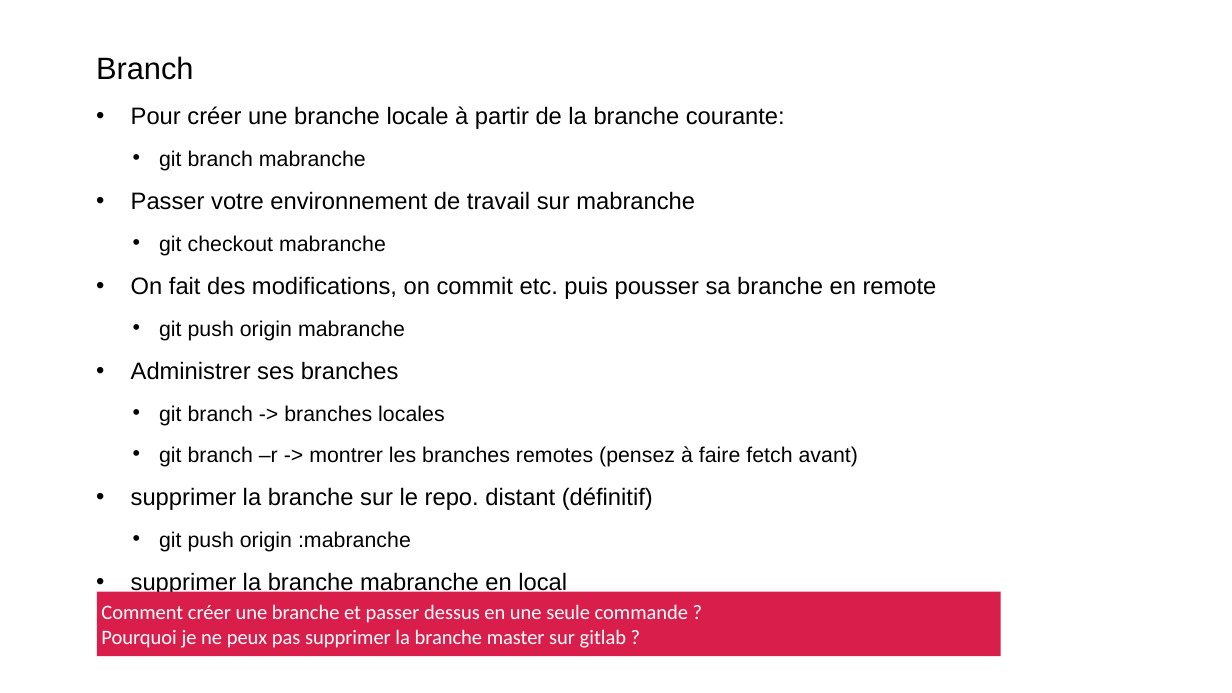
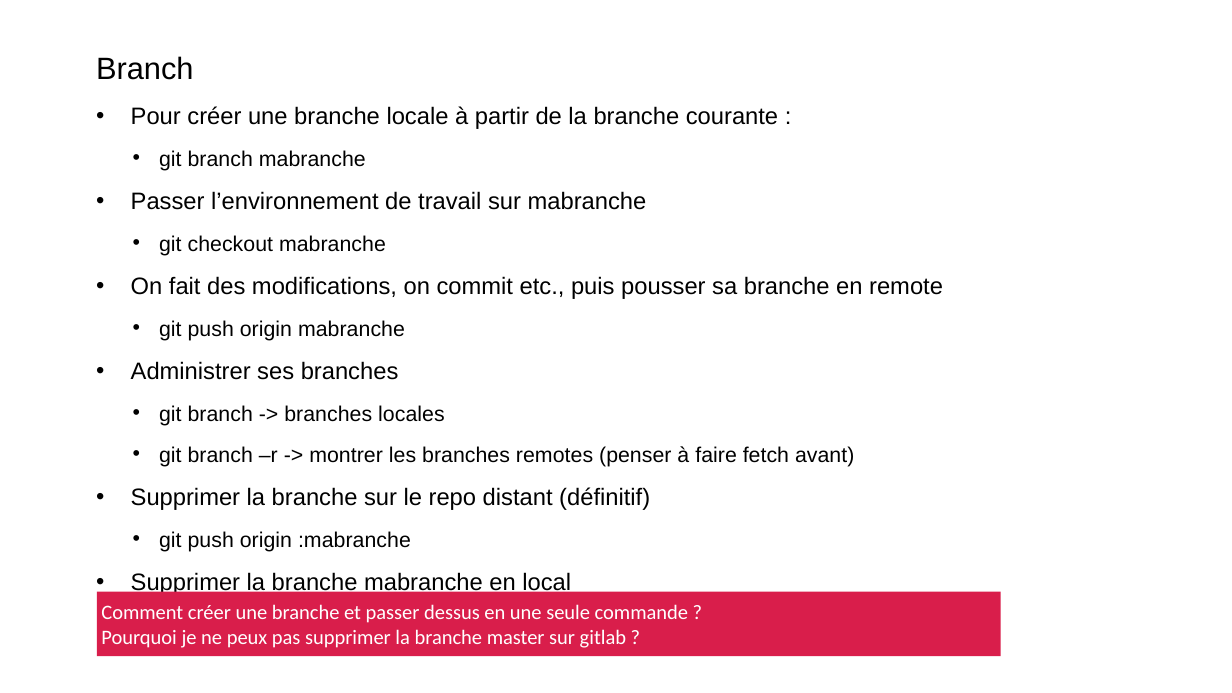
Before and after one commit to Xaviou1003/formation-git, a slide deck: slide 38 of Formation Git - basique.pptx. Drawn at 1232x693 pixels with LibreOffice and Linux fonts; fonts in the diff are those of the drawing; background and template pictures are left out. Boxes give left, top, right and bottom in pixels: in the first picture for what was removed or moved away, otherwise in the second. Text is boxed around its words. In the diff, an @@ line names an element or a change of style, - is before the commit and + after.

```diff
--- a/Formation Git - basique.pptx
+++ b/Formation Git - basique.pptx
@@ text at (131, 106, 778, 129): spaces changed @@
-• Pour créer une branche locale à partir de la branche courante:
+• Pour créer une branche locale à partir de la branche courante :
@@ text at (131, 191, 647, 210): text changed @@
-• Passer votre environnement de travail sur mabranche
+• Passer l’environnement de travail sur mabranche
@@ text at (131, 276, 943, 299): text changed @@
-• On fait des modifications, on commit etc. puis pousser sa branche en remote
+• On fait des modifications, on commit etc., puis pousser sa branche en remote
@@ text at (131, 446, 854, 510): text changed @@
-  • git branch –r -> montrer les branches remotes (pensez à faire fetch avant)
-• supprimer la branche sur le repo. distant (définitif)
+  • git branch –r -> montrer les branches remotes (penser à faire fetch avant)
+• Supprimer la branche sur le repo distant (définitif)
@@ text at (131, 571, 571, 596): text changed @@
-• supprimer la branche mabranche en local
+• Supprimer la branche mabranche en local
```
Also in this commit, not shown: 24 other slides changed, 1 other file.
